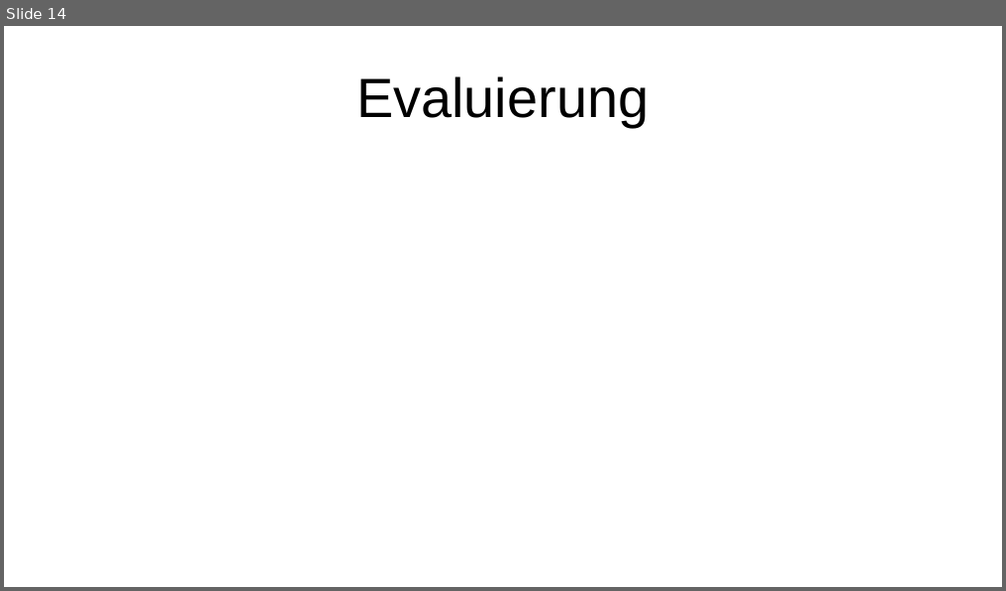
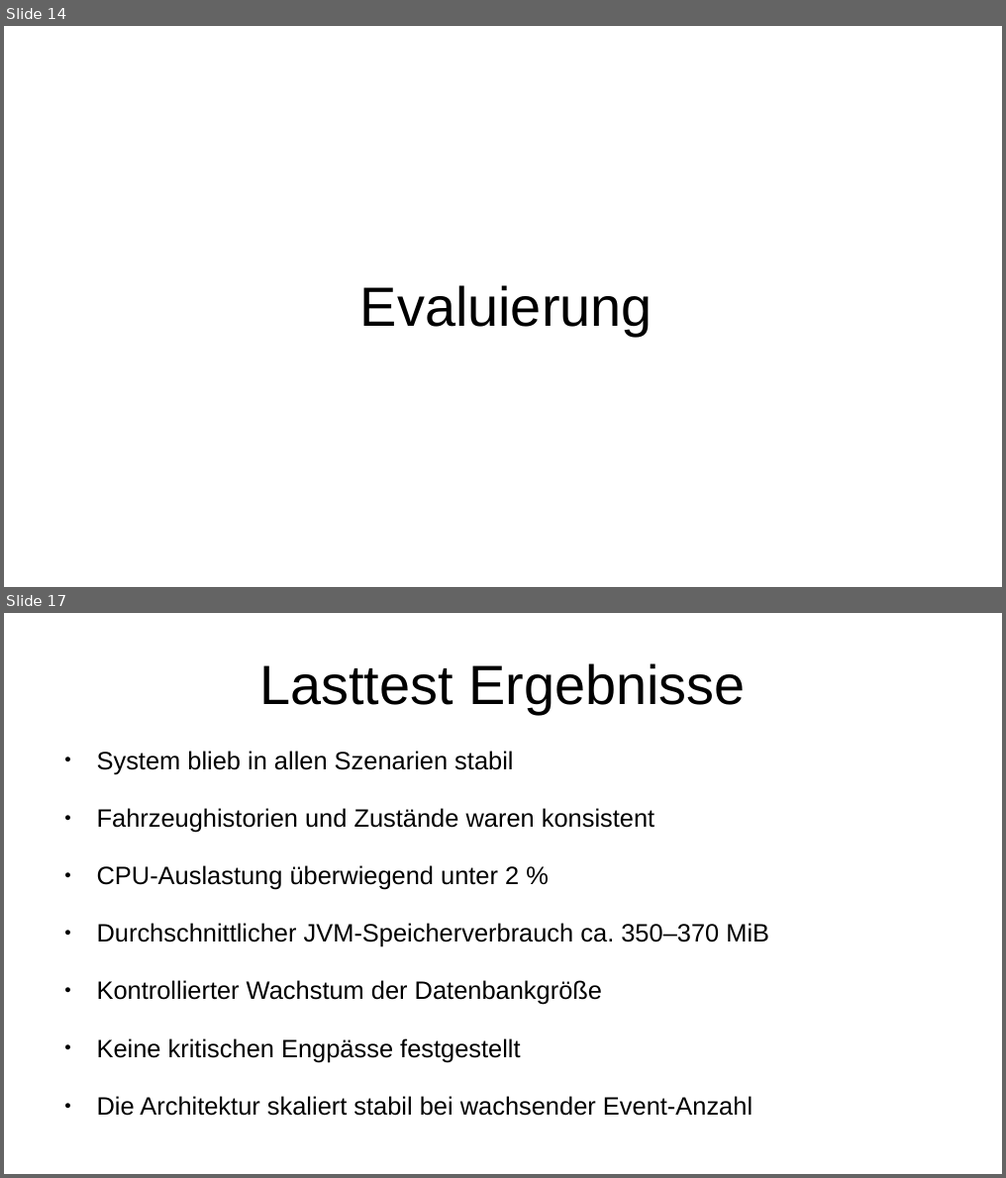
Before and after one commit to FSpruhs/park-flow, a slide deck: presentation.odp. Shown one above the other, each under a label of ours: slide 14 before the commit, slides 14 and 17 after it; the slides between them are not shown. The pictures are 1006x591 and 1006x1178 pixels, drawn with LibreOffice and Linux fonts; fonts in the diff are those of the drawing. Boxes give left, top, right and bottom in pixels: in the first picture for what was removed or moved away, otherwise in the second. Text is boxed around its words. In the diff, an @@ line names an element or a change of style, - is before the commit and + after.

```diff
--- a/presentation.odp
+++ b/presentation.odp
@@ slide 17 added at box(4, 613, 1002, 1174), background #FFFFFF @@
@@ title added at box(259, 663, 745, 714), 44 pt, text #000000 @@
+Lasttest Ergebnisse
@@ text added at box(97, 751, 769, 1116), 20 pt, text #000000 @@
+● System blieb in allen Szenarien stabil
+● Fahrzeughistorien und Zustände waren konsistent
+● CPU-Auslastung überwiegend unter 2 %
+● Durchschnittlicher JVM-Speicherverbrauch ca. 350–370 MiB
+● Kontrollierter Wachstum der Datenbankgröße
+● Keine kritischen Engpässe festgestellt
+● Die Architektur skaliert stabil bei wachsender Event-Anzahl
@@ slide 14 changed as well @@
@@ title "Evaluierung": place and size @@
-title "Evaluierung" at box(356, 76, 648, 127)
+title "Evaluierung" at box(360, 285, 652, 336)
```
Also in this commit, not shown: 11 other slides changed, 4 other slides added, 2 other files.
